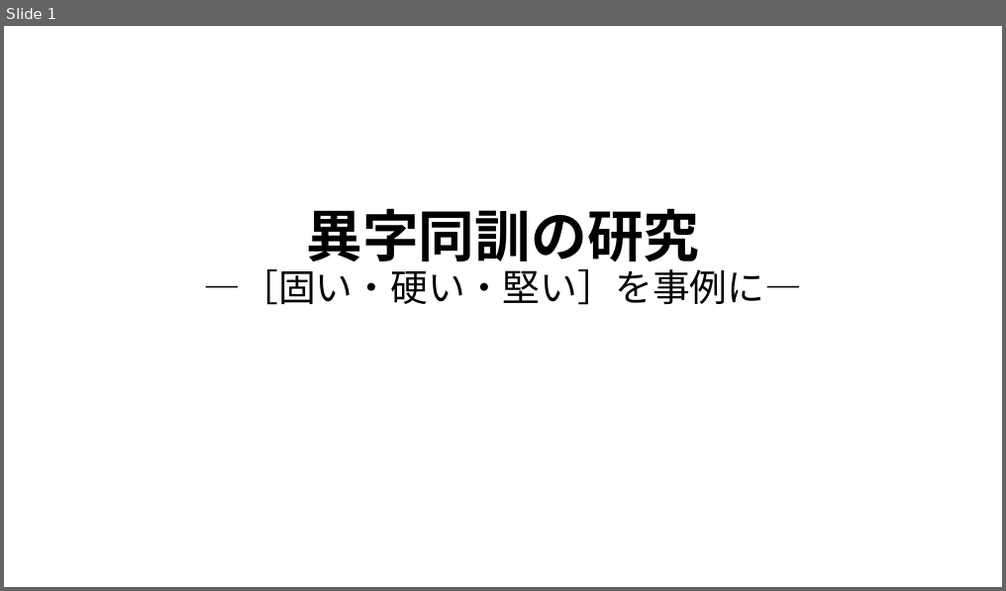
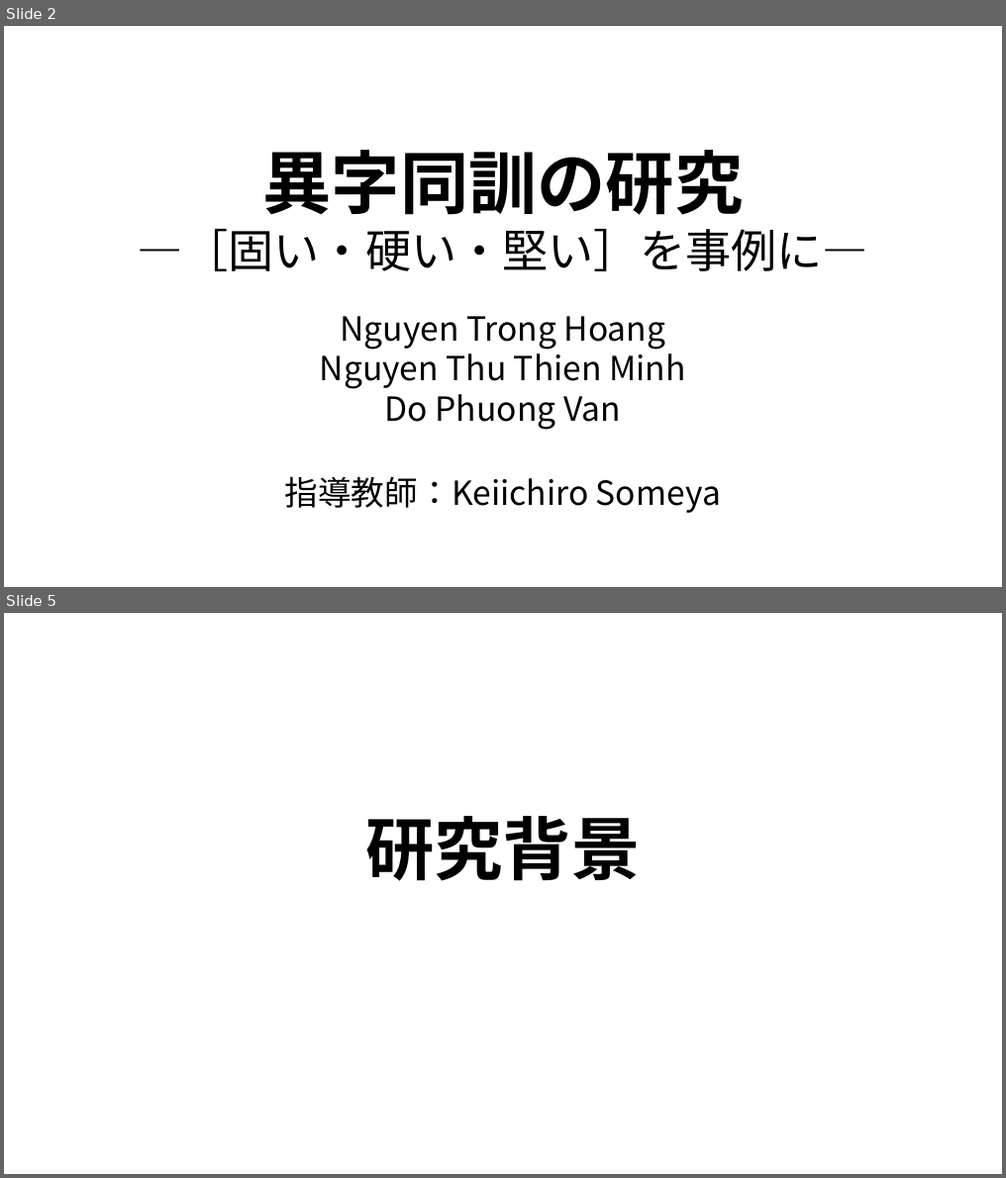
Before and after one commit to 3x3y3z3t/paper, a slide deck: 発表用/PPT.pptx. Shown one above the other, each under a label of ours: slide 1 before the commit, slides 2 and 5 after it; the slides between them are not shown. The pictures are 1006x591 and 1006x1178 pixels, drawn with LibreOffice and Linux fonts; fonts in the diff are those of the drawing; background and template pictures are left out. Boxes give left, top, right and bottom in pixels: in the first picture for what was removed or moved away, otherwise in the second. Text is boxed around its words. In the diff, an @@ line names an element or a change of style, - is before the commit and + after.

```diff
--- a/発表用/PPT.pptx
+++ b/発表用/PPT.pptx
@@ slide 5 added at [4,613,1002,1174], background picture (left out) @@
@@ text added at [365,816,640,881], 66 pt, text #000000, bold @@
+研究背景
@@ what was slide 1 is now slide 2 @@
@@ slide 2 changed as well @@
@@ text "異字同訓の研究 ―［固い・硬い・堅い］を事例に―": place and size @@
-text "異字同訓の研究 ―［固い・硬い・堅い］を事例に―" at [204,208,803,305]
+text "異字同訓の研究 ―［固い・硬い・堅い］を事例に―" at [137,150,868,272]
@@ text "異字同訓の研究 ―［固い・硬い・堅い］を事例に―" at [137,150,868,272]: size 54 to 66 pt in "異字同訓の研究"; size 36 to 44 pt in "―［固い・硬い・堅い］を事例に―"; line spacing 0.9 to 1 @@
@@ text added at [320,316,685,430], 32 pt, text #000000 @@
+Nguyen Trong Hoang
+Nguyen Thu Thien Minh
+Do Phuong Van
@@ text added at [285,476,721,513], 32 pt, text #000000 @@
+指導教師：Keiichiro Someya
```
Also in this commit, not shown: 21 other slides added, 1 other file.
